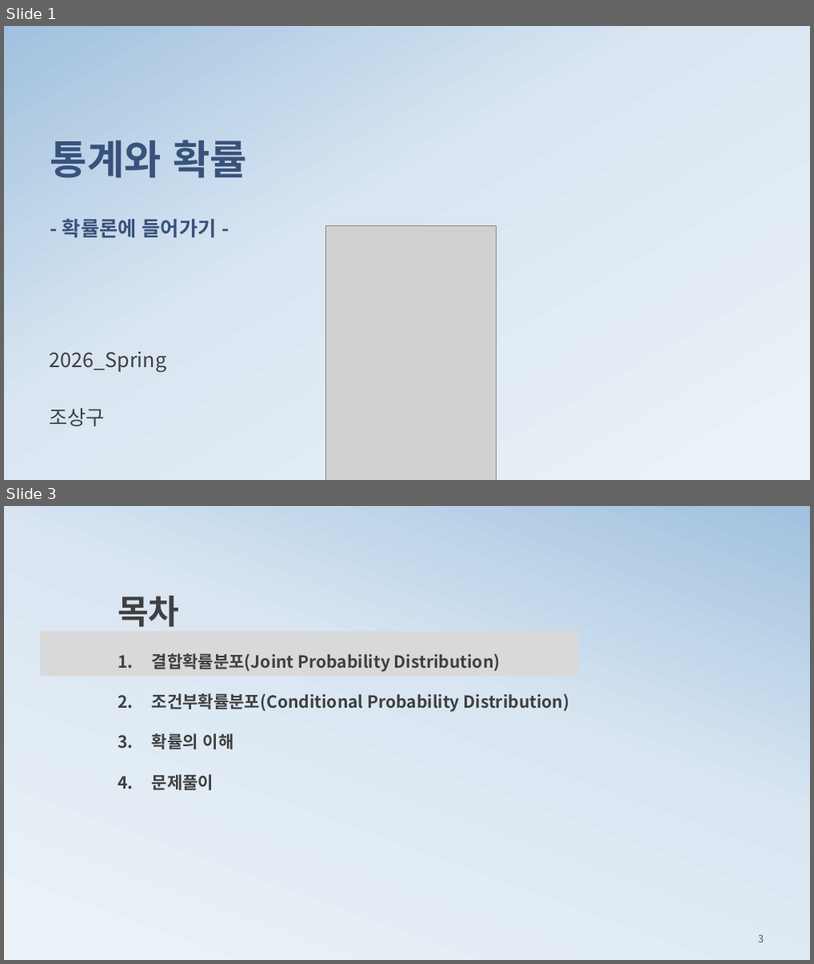
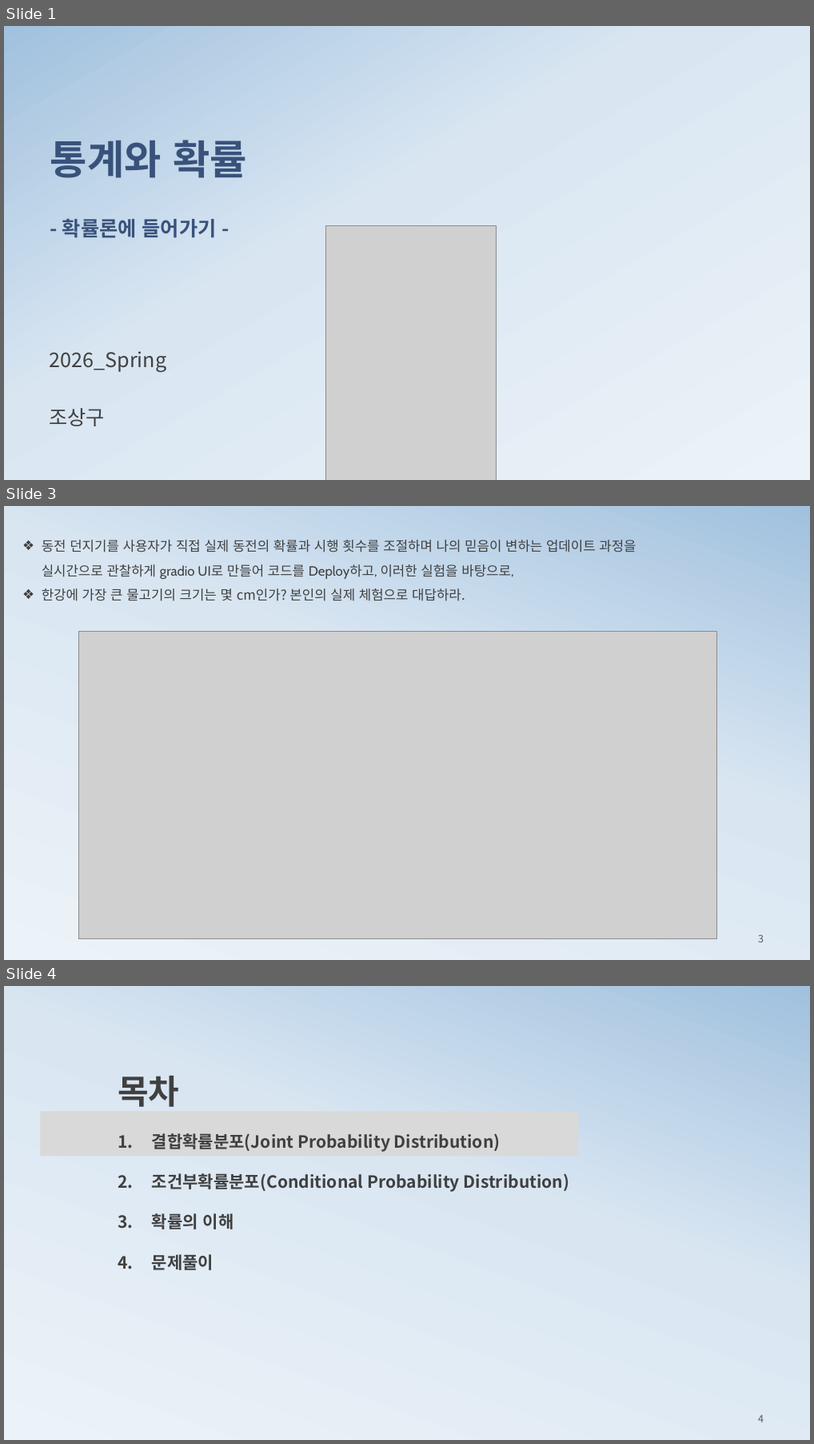
Before and after one commit to ancestor9/mathematics-for-machine-learning, a slide deck: 2_histogram2probability.pptx. Shown one above the other, each under a label of ours: slides 1 and 3 before the commit, slides 1, 3 and 4 after it; the slides between them are not shown. The pictures are 814x964 and 814x1444 pixels, drawn with LibreOffice and Linux fonts; fonts in the diff are those of the drawing; grey boxes stand for pictures; background and template pictures are left out. Boxes give left, top, right and bottom in pixels: in the first picture for what was removed or moved away, otherwise in the second. Text is boxed around its words. In the diff, an @@ line names an element or a change of style, - is before the commit and + after.

```diff
--- a/2_histogram2probability.pptx
+++ b/2_histogram2probability.pptx
@@ slide 3 added at (4, 506, 810, 960), background gradient #ECF3F8 to #D9E6F2 to #A1C1DE @@
@@ text added at (42, 540, 636, 601), 16 pt, text #404040 @@
+❖ 동전 던지기를 사용자가 직접 실제 동전의 확률과 시행 횟수를 조절하며 나의 믿음이 변하는 업데이트 과정을 실시간으로 관찰하게 gradio UI로 만들어 코드를 Deploy하고, 이러한 실험을 바탕으로,
+❖ 한강에 가장 큰 물고기의 크기는 몇 cm인가? 본인의 실제 체험으로 대답하라.
@@ picture added at (78, 632, 717, 939) @@
@@ page number added at (758, 934, 764, 942), 12 pt, text #595959 @@
+3
@@ what was slide 3 is now slide 4 @@
@@ page number at (758, 1415, 764, 1422): text changed @@
-3
+4
```
Also in this commit, not shown: 5 slides changed, 4 other slides added, 2 slides removed.
